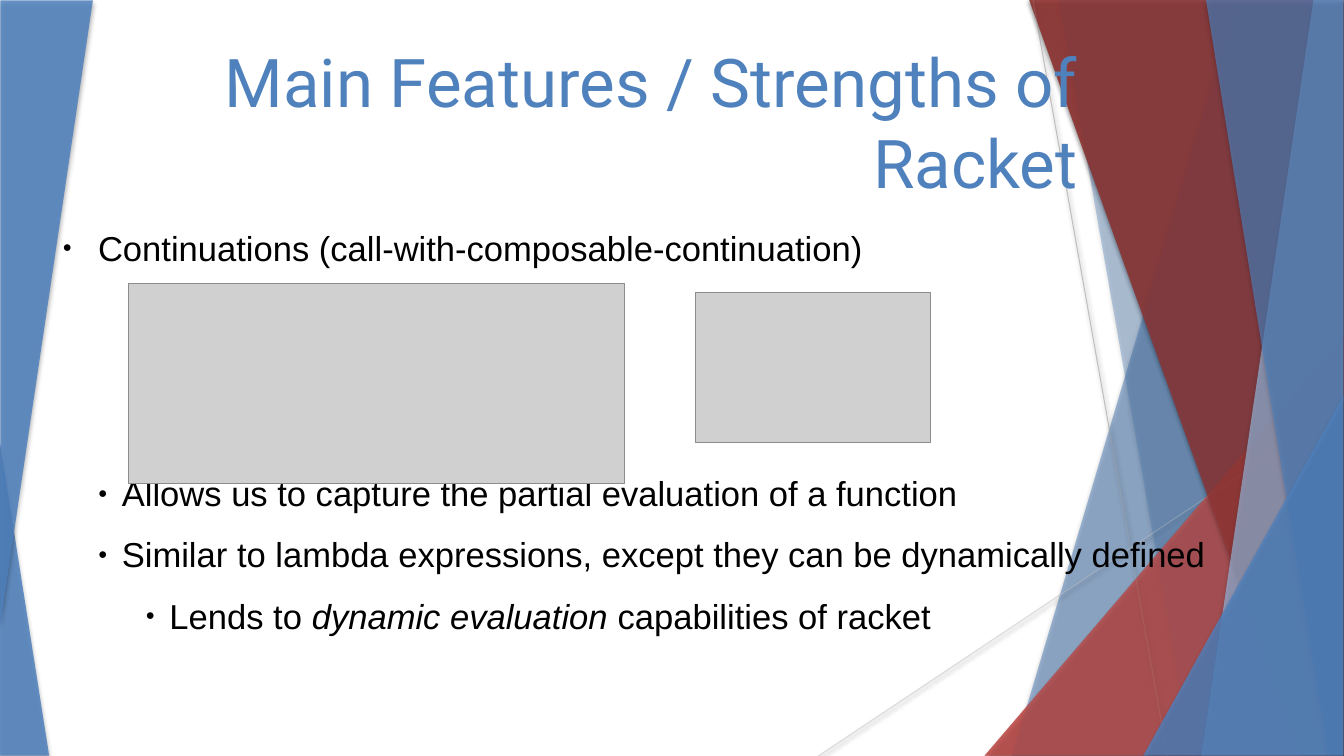
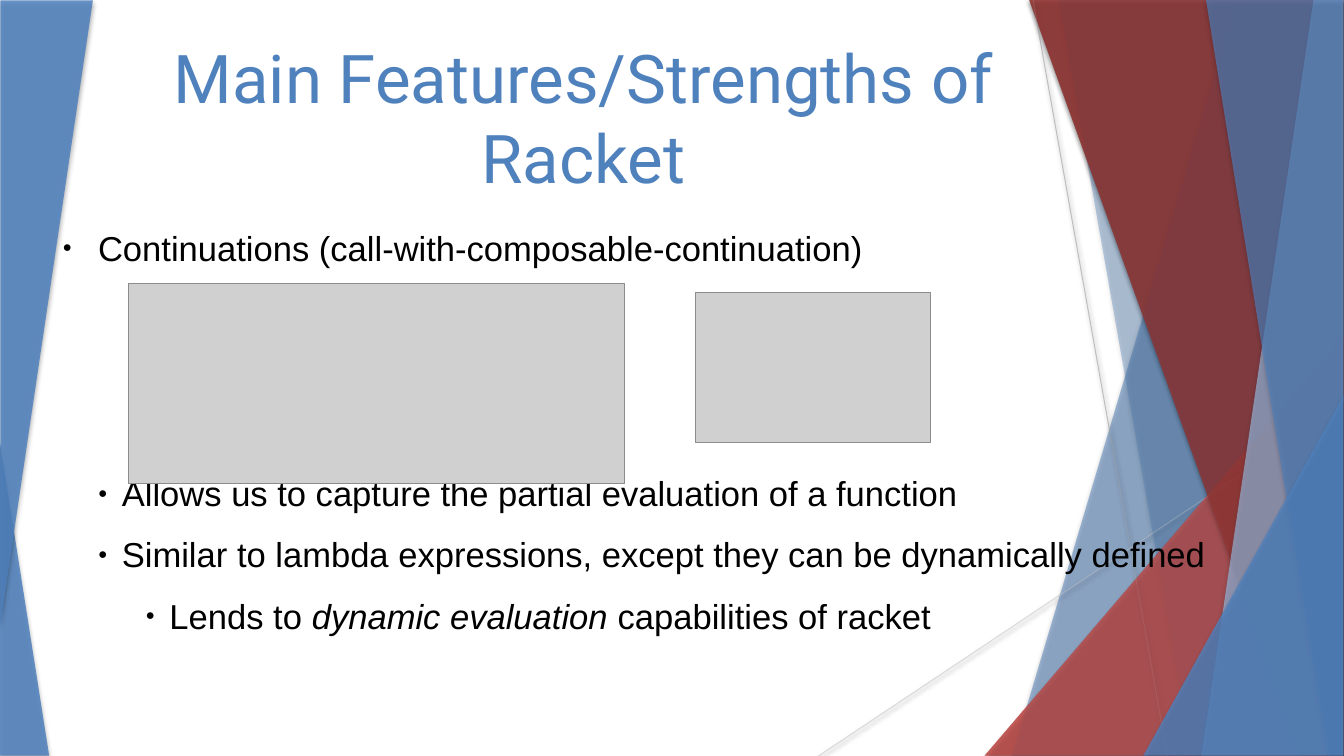
Before and after one commit to stevester94/CSC201_Project, a slide deck: slide 11 of CSC201Sec3Proj3Team4.pptx. Drawn at 1344x756 pixels with LibreOffice and Linux fonts; fonts in the diff are those of the drawing; grey boxes stand for pictures. Boxes give left, top, right and bottom in pixels: in the first picture for what was removed or moved away, otherwise in the second. Text is boxed around its words. In the diff, an @@ line names an element or a change of style, - is before the commit and + after.

```diff
--- a/CSC201Sec3Proj3Team4.pptx
+++ b/CSC201Sec3Proj3Team4.pptx
@@ text at (x1=174, y1=52, x2=993, y2=184): text changed @@
-Main Features / Strengths of Racket
+Main Features/Strengths of Racket
```
Also in this commit, not shown: 12 other slides changed.
